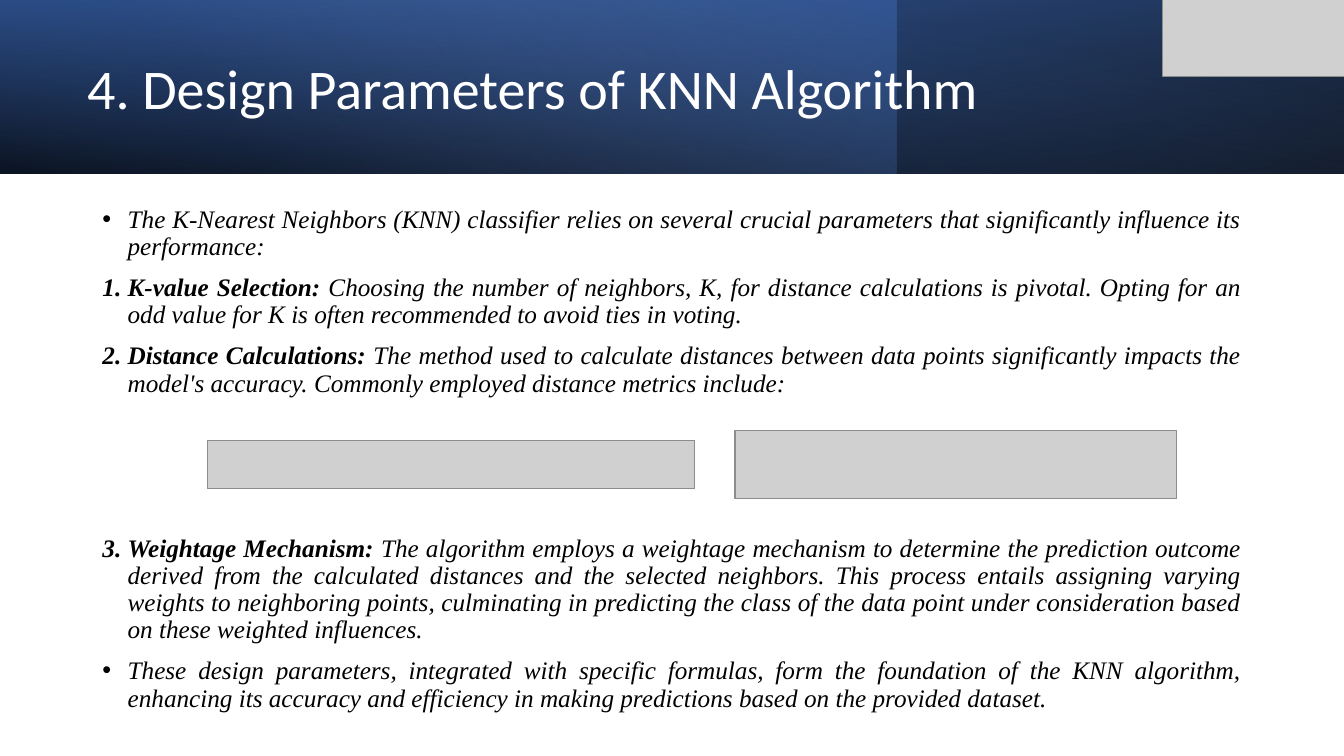
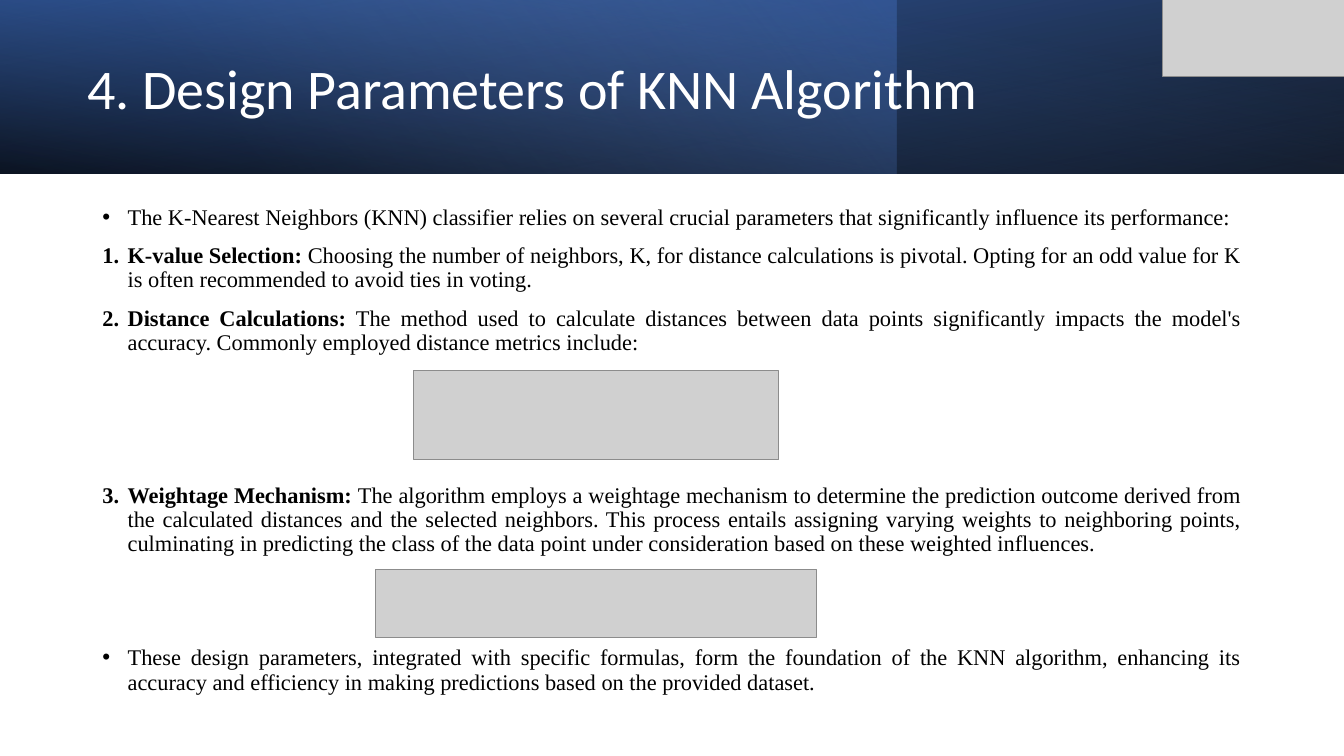
Before and after one commit to IndranilSaha09/neocortexapi, a slide deck: slide 6 of source/MySEProject/IMPLEMENT AND INVESTIGATE KNN - rookie_developer.pptx. Drawn at 1344x756 pixels with LibreOffice and Linux fonts; fonts in the diff are those of the drawing; grey boxes stand for pictures. Boxes give left, top, right and bottom in pixels: in the first picture for what was removed or moved away, otherwise in the second. Text is boxed around its words. In the diff, an @@ line names an element or a change of style, - is before the commit and + after.

```diff
--- a/source/MySEProject/IMPLEMENT AND INVESTIGATE KNN - rookie_developer.pptx
+++ b/source/MySEProject/IMPLEMENT AND INVESTIGATE KNN - rookie_developer.pptx
@@ text "The K-Nearest Neighbors (KNN) classifier ..." at (128, 209, 1241, 695): size 18 to 16 pt, italic off @@
@@ picture added at (413, 371, 778, 460) @@
@@ picture removed at (208, 441, 696, 489) @@
@@ picture: place and size @@
-picture at (735, 431, 1177, 499)
+picture at (376, 570, 818, 638)
```
Also in this commit, not shown: 8 other slides changed.
